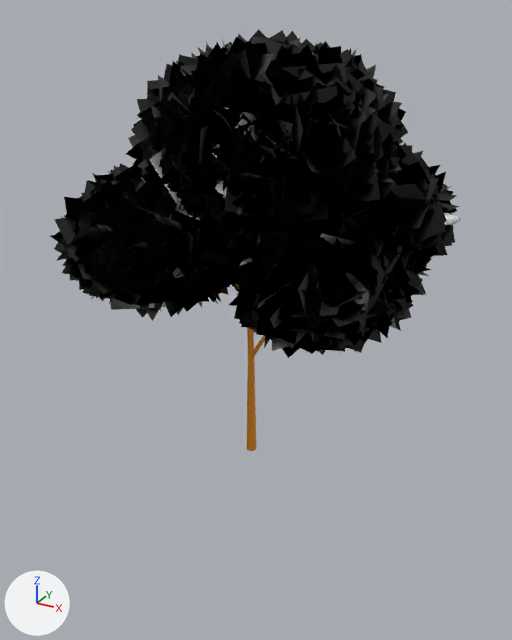
A saved change to the glTF model static/models/tree.glb.
Camera for both pictures: a 50 mm lens placed at (5.22, -9.33, 7.18), pointed at (0.19, -0.17, 2.6). The lights are fixed; the arrows at lower left show +X, +Y and +Z. Where no turn or scale is listed for an object, it has been applied to the vertices.

Objects in the first picture: 'leaves', 'trunk'.
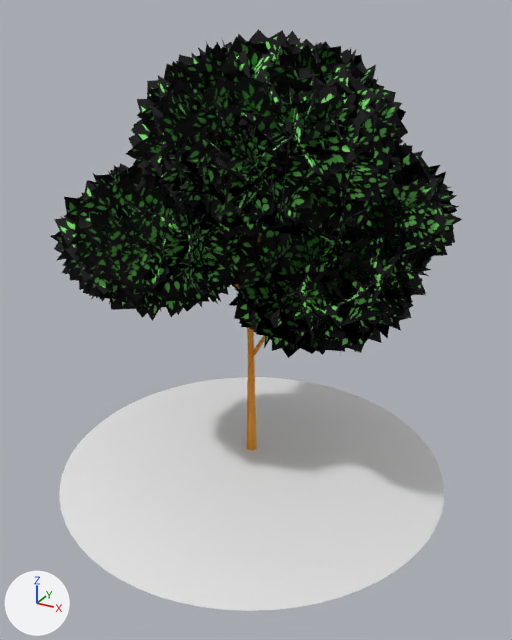
The newer file is also turned or shifted as a whole; pictures and numbers use the older file's frame.

Boxes (x1, y1, x2, y2) around the edits, measured in the pictures (512 x 640 px):
'leaves', surface changed: (54, 34, 462, 355) in both
'base', added: after (59, 377, 444, 611)

Patch to the scene script:
```diff
--- a/static/models/tree.glb.py
+++ b/static/models/tree.glb.py
@@ img_treeleaves03 @@
+img_treeleaves03 = load_image('TreeLeaves03', '_unpacked/TreeLeaves03', 1024, 1024, 'sRGB')
@@ mat_material @@
 n0 = _N.new('ShaderNodeBsdfPrincipled'); n0.name = 'Principled BSDF'
-n0.inputs[2].default_value = 0.282  # 'Roughness'
+n0.inputs[2].default_value = 0.923  # 'Roughness'
 n1 = _N.new('ShaderNodeOutputMaterial'); n1.name = 'Material Output'
@@ mat_material @@
 n2 = _N.new('ShaderNodeMix'); n2.name = 'Mix'
 n2.inputs[0].default_value = 1.0  # 'Factor'
-n2.inputs[7].default_value = (0.0, 0.8, 0.00542, 1.0)  # 'B', green #00e711
+n2.inputs[7].default_value = (0.213, 0.801, 0.153, 1.0)  # 'B', green #7fe76d
 n3 = _N.new('ShaderNodeTexImage'); n3.name = 'Image Texture'
-n3.image = img_treeleaves01
+n3.image = img_treeleaves03
 _L.new(n0.outputs[0], n1.inputs[0])  # 'BSDF' to 'Surface'
@@ mat_material_002 @@
+mat_material_002 = principled_material('Material.002')
+mat_material_002.base_color = (0.8, 0.8, 0.8)  # white #e7e7e7
@@ me_sphere_001 @@
+me_sphere_001.from_pydata(...)  # 1217 vertices, 2304 faces; spans x -3.27..3.5, y -3.38..3.38, z 14.83..15.27
+me_sphere_001.materials.append(mat_material_002)  # white #e7e7e7
@@ ob_base @@
+ob_base = bpy.data.objects.new('base', me_sphere_001)
+ob_base.location = (-0.13, 0.04, -15.25)
```
